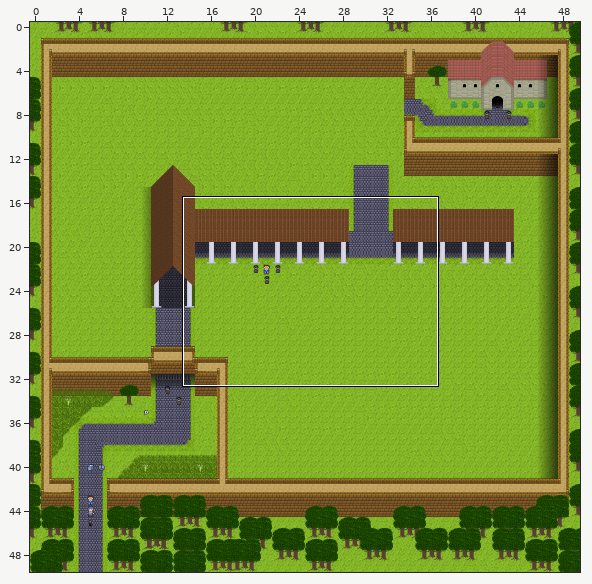
Two versions of a level (Tiled map, Board1.tmx). The first picture is a wide view before the edit; the outline marks the close-up.
Close-up. Before the edit:
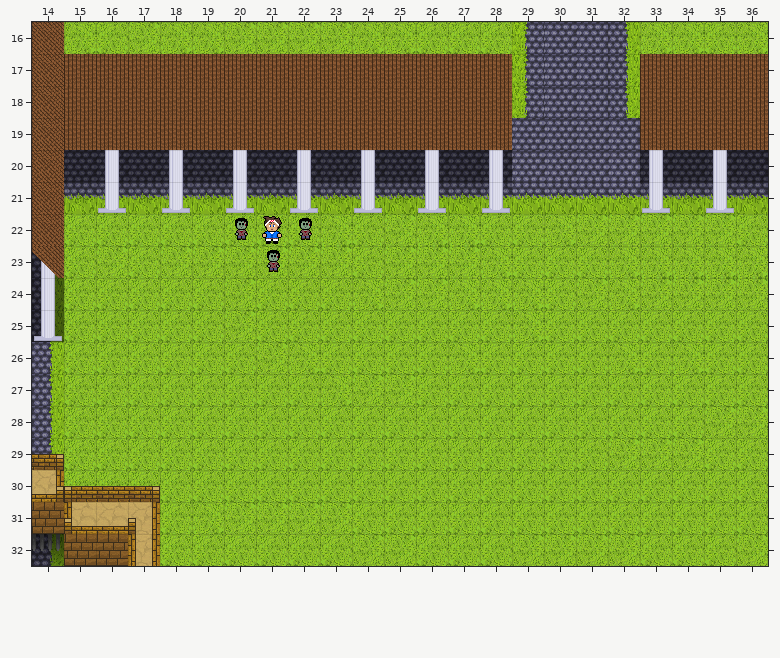
Cells are 32x32 px. Shown: x 14..36, y 16..32. Tiles whose own drawing changed are shown in their newer look in all pictures.
After the commit:
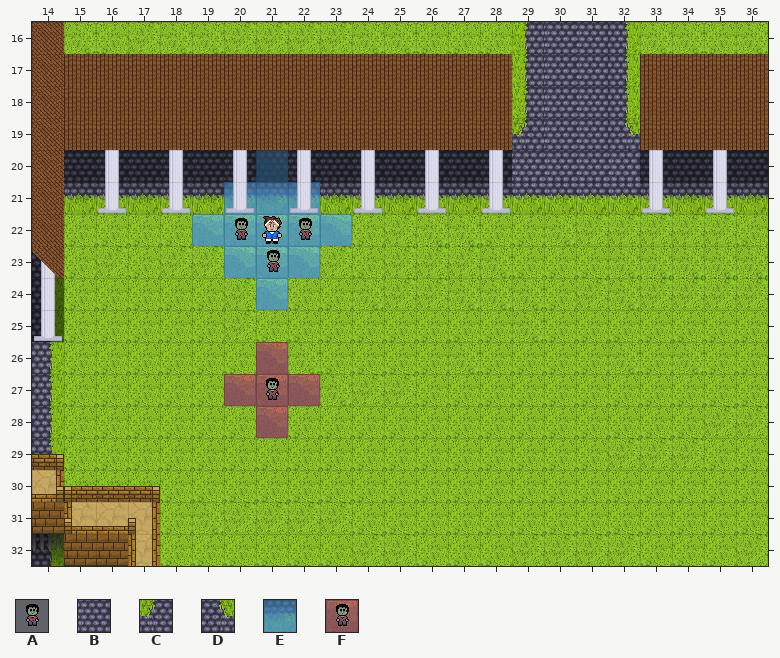
Key: from "Alex": A 4; from "shittytileset": B 2, C 8, D 33, E 110, F 125.
_ is an empty cell, # one hidden under a higher layer, . an unchanged one.
Tiles of an added or newly shown layer are drawn over the layers below it.
See-through tiles are keyed as they look on the map.
Commit message: movement tiles
The edit:
--- layer "Ground Layer"
@@ x 29..32 @@
-19 #..#
+19 C..D
--- layer "Tile Layer 5" (added)
@@ x 19..23 @@
-20 .._..
-21 .___.
-22 _____
-23 .___.
-24 .._..
+20 ..E..
+21 .EEE.
+22 EEEEE
+23 .EEE.
+24 ..E..
@@ x 20..22 @@
-26 ._.
-27 ___
-28 ._.
+26 .F.
+27 FFF
+28 .F.
--- layer "Tile Layer 2"
@@ x 29..32 @@
-19 B..B
+19 _.._
@@ x 21..21 @@
-27 _
+27 A
Boxes around the changes in both close-ups, in picture pixels (x1, y1, x2, y2):
changed: (512, 118, 544, 150)
changed: (608, 118, 640, 150)
added: (192, 150, 352, 310)
added: (224, 342, 320, 438)
